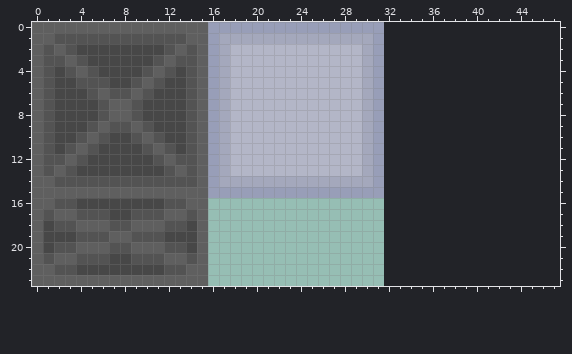
One commit to this pixel-art sprite: Assets/Tilemap/tilemap.png. Above, as it was before the edit.
The file is 32x24 pixels. The old version is drawn lined up with the new one, on the new canvas.
And afterwards:
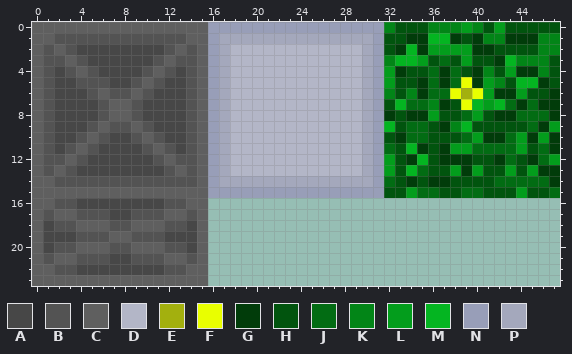
Palette (. is transparent): A #474747  B #535353  C #5f5f5f  D #b3b6c7  E #a3b00e  F #e9ff00  G #013c0a  H #01540e  J #026c13  K #028517  L #039d1c  M #04b521  N #989eb8  P #a4a8bc
The edit:
canvas 32x24 -> 48x24
@@ x 30..47 @@
- 0 NN................
- 1 PN................
- 2 PN................
- 3 PN................
- 4 PN................
- 5 PN................
- 6 PN................
- 7 PN................
- 8 PN................
- 9 PN................
-10 PN................
-11 PN................
-12 PN................
-13 PN................
-14 PN................
-15 NN................
+ 0 NNKHHHKKKLKHLHHHHH
+ 1 PNHHGGMMGHGKKGGGKK
+ 2 PNHGMGLLLLGGHHHHKK
+ 3 PNKMMLHJHLHHGMKKKH
+ 4 PNLGHHJGJHGKHLGGKH
+ 5 PNLHHGJGJFGLKHMMGH
+ 6 PNKHKGJJFEFLGGLHHG
+ 7 PNHMJJKGHFMLMJGJGG
+ 8 PNGHGGLHHJLHGGJJJG
+ 9 PNMHJJHGKMHHHHHJGL
+10 PNHGJJHHHJLGGJLGLG
+11 PNJHMGHGLLJJJJLHJG
+12 PNLHGMHGGGHHGJHGJL
+13 PNLHMJHHLGLHHLHLGG
+14 PNJHGHGGHHHHJJJJJG
+15 NNHHLJJHHJJHHHLHHJ
 16 ..................
